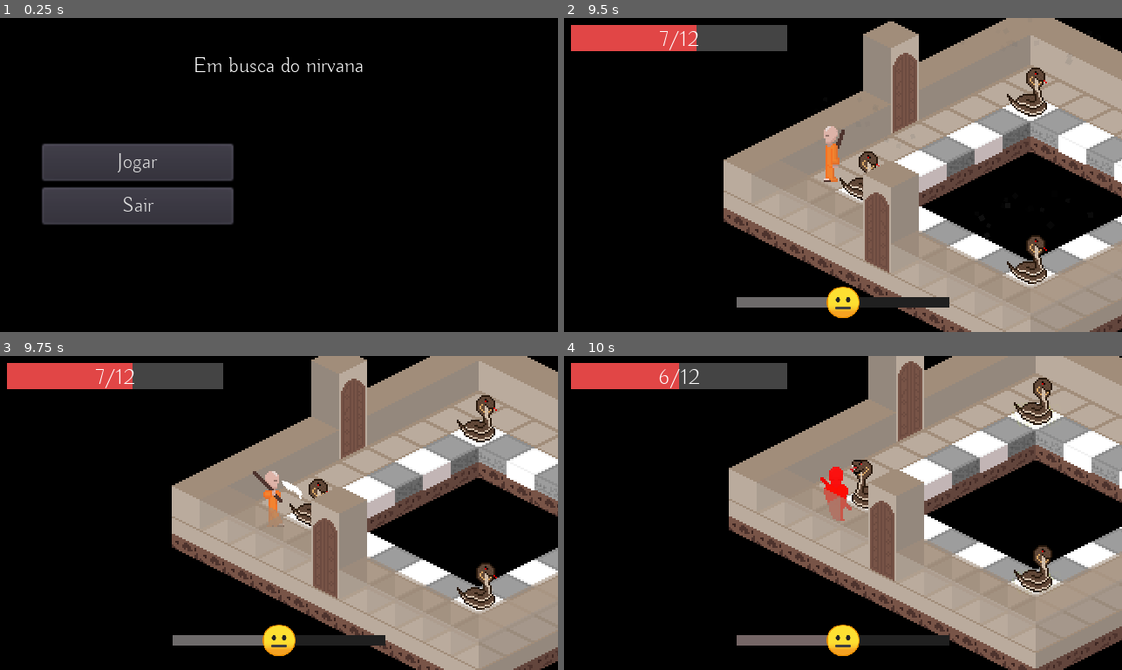
Above: before the commit, frames 1-4 (two rows, left to right).
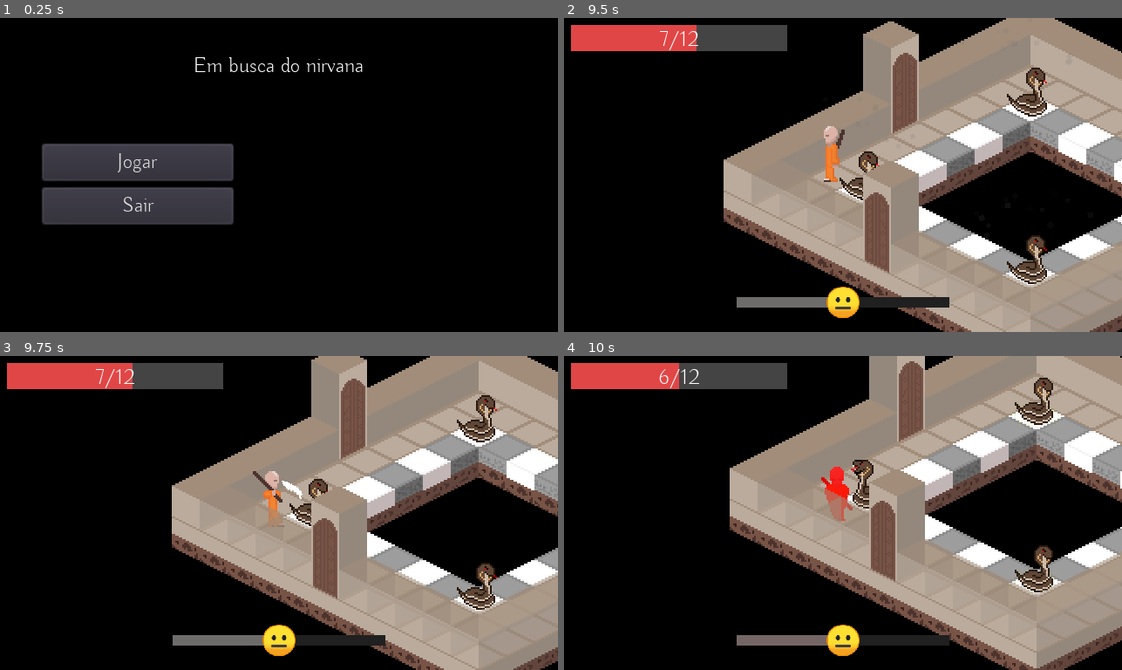
Above: after the commit, the same moments.

Repository: ColmeiaUDESC/gamejaaj6
Game: Godot game, scene res://Cenas/MenuPrincipal.tscn
Two runs of this game, one before a commit and one after it. Both use one fixed random seed, a clock stepped at 60 frames per second and the inputs below.
Inputs (mouse positions are in pixels of both pictures, inside the frame that each line leads up to):
- Up to frame 1 (0.25 s): no input
- Up to frame 2 (9.5 s): click "Jogar" at 0.5 s; click "Voltar" at 1.25 s; click "Jogar" at 2 s; click "Save 1" at 2.75 s; click "Novo Jogo" at 3.5 s; click "Novo Jogo" at 4.25 s; tap Enter at 5, 8.85 s; move the mouse to (965, 159) at 5.02 s; hold D (andar_pra_direita) 5.03-5.78 s; click (965, 159) at 5.1 s; tap Space (ui_select) at 5.27, 6.02, 7.52, 8.27, 9.02 s; move the mouse to (731, 190) at 5.77 s; hold S (andar_pra_baixo) 5.78-6.53 s; right-click (731, 190) at 5.85 s; move the mouse to (898, 105) at 6.52 s; hold D (andar_pra_direita) 6.53-7.28 s; hold Enter 6.53-7.28 s; move the mouse to (815, 237) at 7.27 s; hold W (andar_pra_cima) 7.28-8.03 s; click (815, 237) at 7.35 s; move the mouse to (1010, 222) at 8.02 s; hold Right mouse button (ataque_purificacao) 8.03-8.78 s; hold A (andar_pra_esquerda) from 8.03 s (still down); move the mouse to (675, 127) at 8.77 s
- Up to frame 3 (9.75 s): move the mouse to (306, 513) at 9.52 s; release A (andar_pra_esquerda) at 9.53 s; hold S (andar_pra_baixo) from 9.53 s (still down); click (306, 513) at 9.6 s
- Up to frame 4 (10 s): keep holding S (andar_pra_baixo)

Frames 1-3 are identical in both runs. In frame 4, 2.4% of the frame differs, in the area x 29-100%, y 0-100%.

Commit message:
Melhorar sprites dos projeteis

Diff:
--- a/Instanciaveis/Projeteis/Projetil.gd
+++ b/Instanciaveis/Projeteis/Projetil.gd
@@ -10,6 +10,14 @@
 
 func _ready() -> void:
 	rotation = direcao.angle()
+	if abs(rotation) < PI * .5:
+		$AnimatedSprite.flip_v = false
+		$AnimatedSprite.rotation = PI * 0.25
+	else:
+		$AnimatedSprite.flip_v = true
+		$AnimatedSprite.rotation = -PI * 0.25
+
+	$AnimatedSprite.play("default")
 
 
 func _process(delta: float) -> void:
--- a/Instanciaveis/Projeteis/ProjetilPurificacao.tscn
+++ b/Instanciaveis/Projeteis/ProjetilPurificacao.tscn
@@ -1,34 +1,41 @@
-[gd_scene load_steps=7 format=2]
+[gd_scene load_steps=9 format=2]
 
-[ext_resource path="res://Conteudos/Counteudo-Teste/projetil-purificacao.png" type="Texture" id=1]
+[ext_resource path="res://Assets/Sprites/spritesheet_projeteis.png" type="Texture" id=1]
 [ext_resource path="res://Instanciaveis/Projeteis/Projetil.tscn" type="PackedScene" id=2]
 [ext_resource path="res://Instanciaveis/Projeteis/ProjetilPurificacao.gd" type="Script" id=3]
 
 [sub_resource type="AtlasTexture" id=1]
 atlas = ExtResource( 1 )
-region = Rect2( 0, 0, 16, 16 )
+region = Rect2( 64, 0, 16, 16 )
 
-[sub_resource type="SpriteFrames" id=2]
+[sub_resource type="AtlasTexture" id=2]
+atlas = ExtResource( 1 )
+region = Rect2( 80, 0, 16, 16 )
+
+[sub_resource type="AtlasTexture" id=3]
+atlas = ExtResource( 1 )
+region = Rect2( 96, 0, 16, 16 )
+
+[sub_resource type="SpriteFrames" id=4]
 animations = [ {
-"frames": [ SubResource( 1 ) ],
+"frames": [ SubResource( 1 ), SubResource( 2 ), SubResource( 3 ) ],
 "loop": true,
 "name": "default",
-"speed": 5.0
+"speed": 10.0
 } ]
 
-[sub_resource type="CircleShape2D" id=3]
-radius = 4.0
+[sub_resource type="CircleShape2D" id=5]
+radius = 2.0
 
 [node name="Projetil" instance=ExtResource( 2 )]
-modulate = Color( 0.34902, 0.34902, 0.34902, 1 )
 collision_mask = 5
 script = ExtResource( 3 )
 alcance = 256.0
 velocidade = 128.0
 
 [node name="AnimatedSprite" parent="." index="0"]
-frames = SubResource( 2 )
+frames = SubResource( 4 )
 
 [node name="CollisionShape2D" parent="." index="1"]
-position = Vector2( 4, 0 )
-shape = SubResource( 3 )
+position = Vector2( 3, 0 )
+shape = SubResource( 5 )
--- a/Instanciaveis/Projeteis/ProjetilVeneno.tscn
+++ b/Instanciaveis/Projeteis/ProjetilVeneno.tscn
@@ -1,17 +1,33 @@
-[gd_scene load_steps=5 format=2]
+[gd_scene load_steps=9 format=2]
 
 [ext_resource path="res://Instanciaveis/Projeteis/Projetil.tscn" type="PackedScene" id=1]
-[ext_resource path="res://Conteudos/Counteudo-Teste/projetil-purificacao.png" type="Texture" id=2]
+[ext_resource path="res://Assets/Sprites/spritesheet_projeteis.png" type="Texture" id=2]
 
-[sub_resource type="SpriteFrames" id=1]
+[sub_resource type="AtlasTexture" id=1]
+atlas = ExtResource( 2 )
+region = Rect2( 0, 0, 16, 16 )
+
+[sub_resource type="AtlasTexture" id=2]
+atlas = ExtResource( 2 )
+region = Rect2( 16, 0, 16, 16 )
+
+[sub_resource type="AtlasTexture" id=3]
+atlas = ExtResource( 2 )
+region = Rect2( 32, 0, 16, 16 )
+
+[sub_resource type="AtlasTexture" id=4]
+atlas = ExtResource( 2 )
+region = Rect2( 48, 0, 16, 16 )
+
+[sub_resource type="SpriteFrames" id=5]
 animations = [ {
-"frames": [ ExtResource( 2 ) ],
+"frames": [ SubResource( 1 ), SubResource( 2 ), SubResource( 3 ), SubResource( 4 ) ],
 "loop": true,
 "name": "default",
-"speed": 5.0
+"speed": 10.0
 } ]
 
-[sub_resource type="CircleShape2D" id=2]
+[sub_resource type="CircleShape2D" id=6]
 radius = 2.0
 
 [node name="Projetil" instance=ExtResource( 1 )]
@@ -20,10 +36,10 @@
 velocidade = 128.0
 
 [node name="AnimatedSprite" parent="." index="0"]
-modulate = Color( 0.407843, 1, 0, 1 )
-scale = Vector2( 0.5, 0.5 )
-frames = SubResource( 1 )
+position = Vector2( -3, 0 )
+rotation = 0.785398
+frames = SubResource( 5 )
 
 [node name="CollisionShape2D" parent="." index="1"]
-position = Vector2( 2, 0 )
-shape = SubResource( 2 )
+position = Vector2( 4, 0 )
+shape = SubResource( 6 )
Binary file added: Assets/Sprites/spritesheet_projeteis.png
Not shown, added: Assets/Sprites/spritesheet_projeteis.png.import
Binary file added: Assets/projetosAseprite/Spritesheet_Projeteis.aseprite
